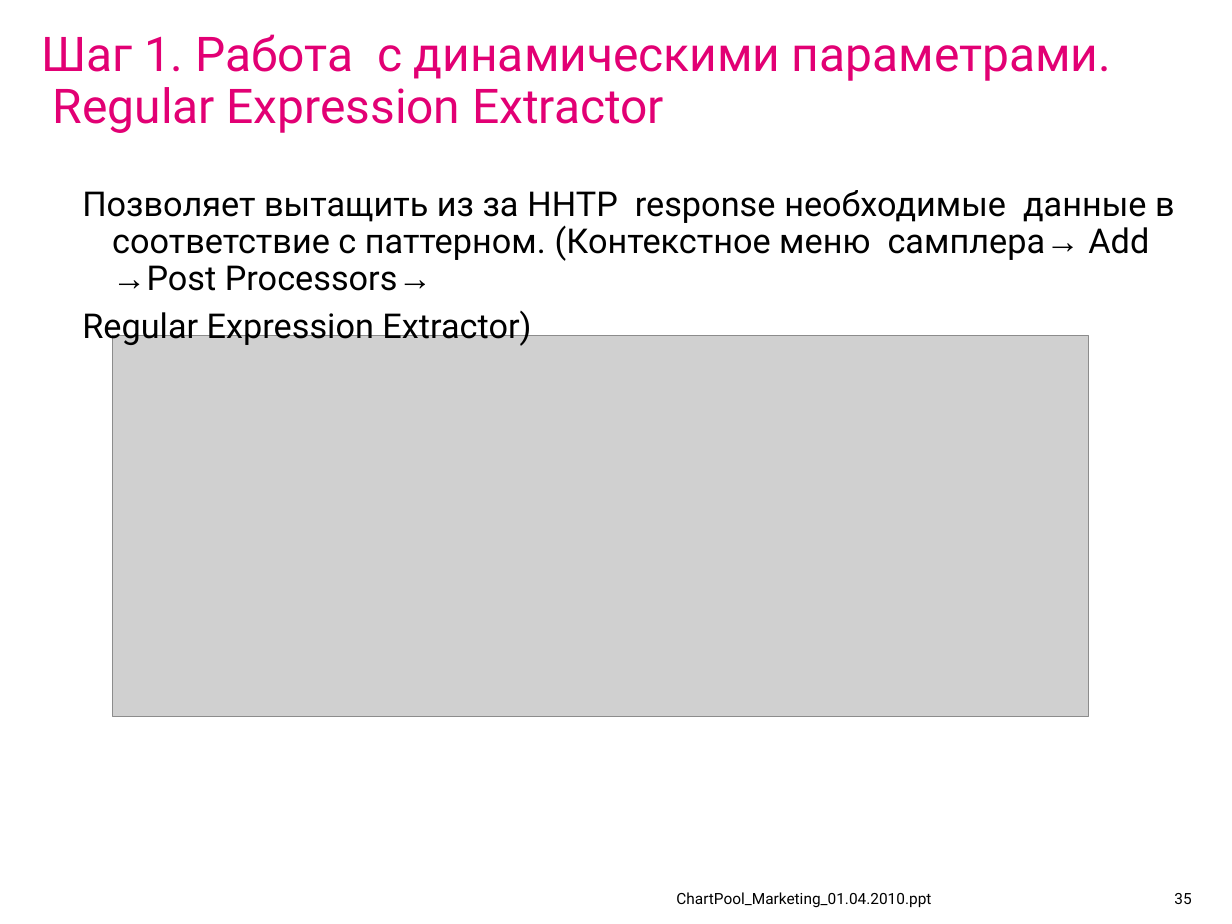
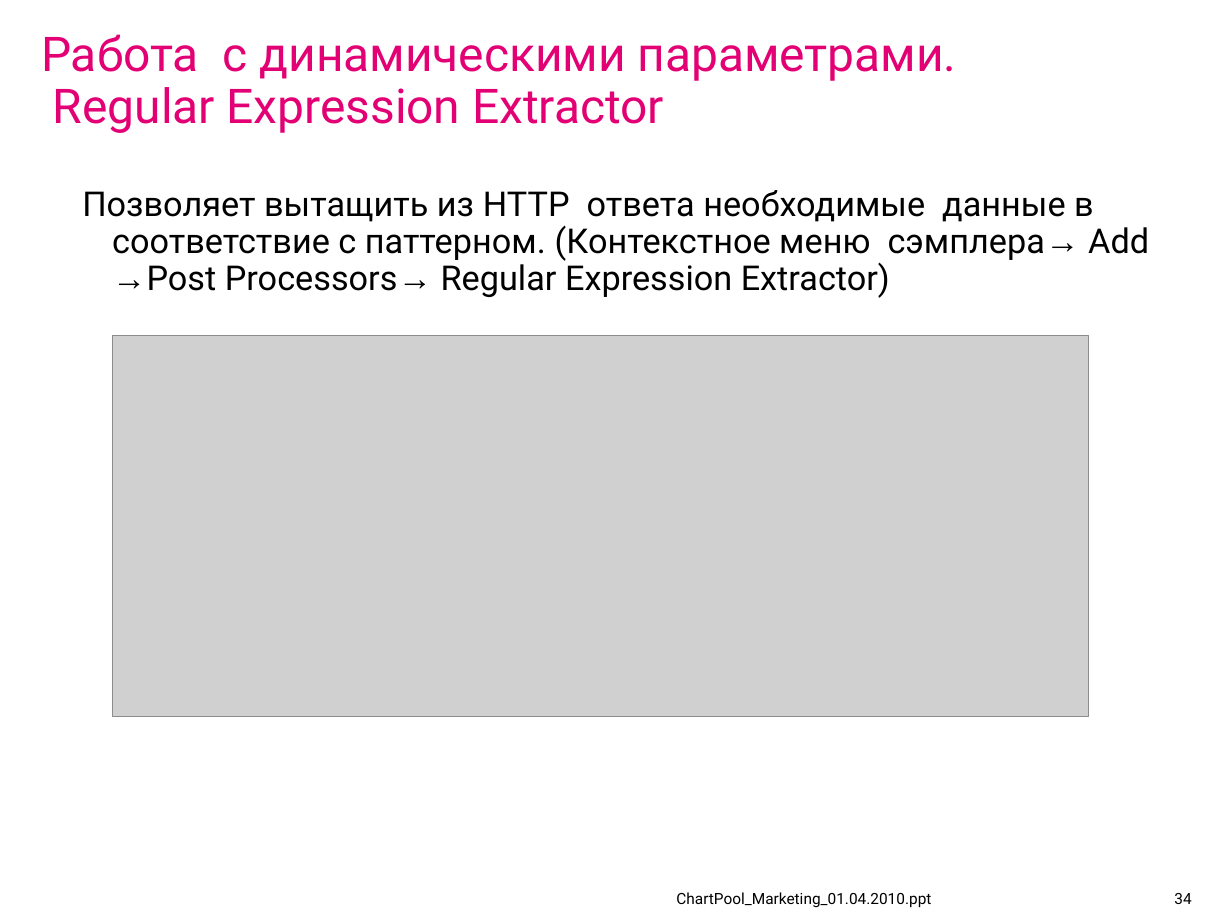
Before and after one commit to IvanCS/JMeterAvtoTestingDemo, a slide deck: slide 34 of documents/presentation.ppt (slide 35 before the commit). Drawn at 1232x924 pixels with LibreOffice and Linux fonts; fonts in the diff are those of the drawing; grey boxes stand for pictures; background and template pictures are left out. Boxes give left, top, right and bottom in pixels: in the first picture for what was removed or moved away, otherwise in the second. Text is boxed around its words. In the diff, an @@ line names an element or a change of style, - is before the commit and + after.

```diff
--- a/documents/presentation.ppt
+++ b/documents/presentation.ppt
@@ title at (41, 34, 957, 133): text changed @@
-Шаг 1. Работа c динамическими параметрами.
-Regular Expression Extractor
+Работа c динамическими параметрами.
+Regular Expression Extractor
@@ text at (82, 190, 1149, 298): text changed @@
-Позволяет вытащить из за HHTP response необходимые данные в соответствие с паттерном. (Контекстное меню самплера→ Add →Post Processors→
-Regular Expression Extractor)
+Позволяет вытащить из HTTP ответа необходимые данные в соответствие с паттерном. (Контекстное меню сэмплера→ Add →Post Processors→ Regular Expression Extractor)
@@ page number at (1174, 893, 1191, 904): text changed @@
-35
+34
```
Also in this commit, not shown: 29 other slides changed, 4 slides added, 6 slides removed.
